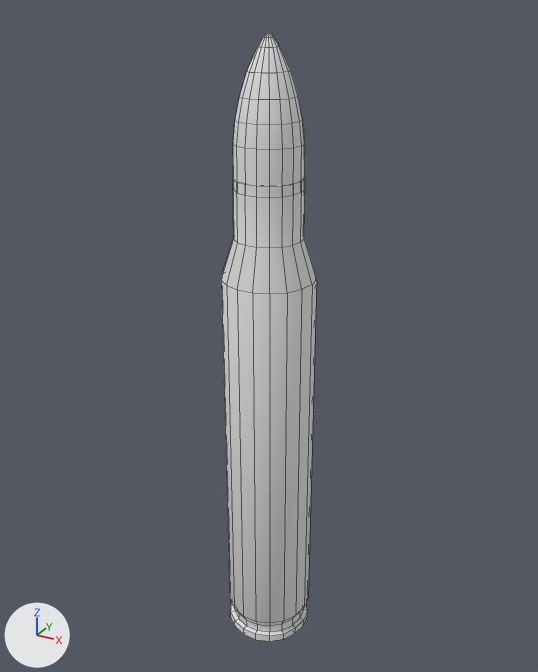
The OBJ model assets/models/bullet/Bullet.obj: old version first, new version second.
Camera for both pictures: a camera (50 mm lens) standing at (104.0, -189.1, 230.5) and looking at (-2.1, 3.8, 134.1). Every picture has the same lights, and +X, +Y and +Z are marked at lower left. Mesh edges are drawn as thin lines. Where no turn or scale is listed for an object, it has been applied to the vertices.

In view in the first picture: 'Bullet'.
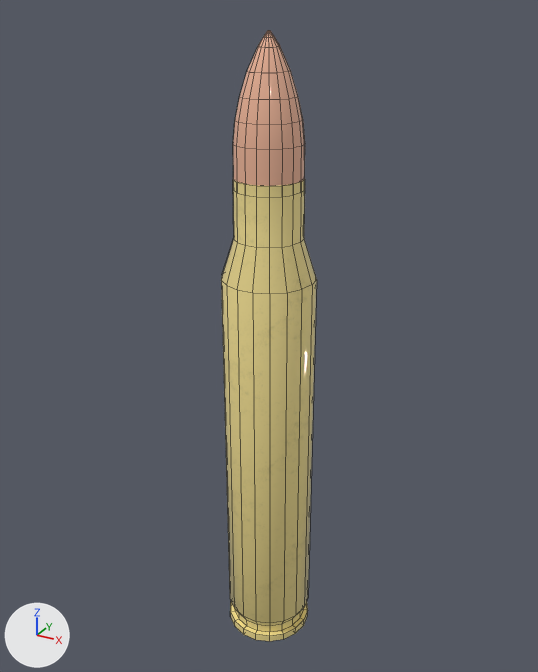
Commit message: bullet material file

Diff of the bpy script that builds the scene:
```diff
--- a/assets/models/bullet/Bullet.obj.py
+++ b/assets/models/bullet/Bullet.obj.py
@@ img_wire_196088225_base_color_png @@
+img_wire_196088225_base_color_png = load_image('wire_196088225_Base_color.png', '../../textures/bullet/wire_196088225_Base_Color.png', 4096, 4096, 'sRGB')
@@ img_wire_196088225_metallic_png @@
+img_wire_196088225_metallic_png = load_image('wire_196088225_Metallic.png', 'wire_196088225_Metallic.png', 4096, 4096, 'sRGB')
@@ img_wire_196088225_roughness_png @@
+img_wire_196088225_roughness_png = load_image('wire_196088225_Roughness.png', '../../textures/bullet/wire_196088225_Roughness.png', 4096, 4096, 'sRGB')
@@ img_wire_028028177_base_color_png @@
+img_wire_028028177_base_color_png = load_image('wire_028028177_Base_color.png', '../../textures/bullet/wire_028028177_Base_Color.png', 4096, 4096, 'sRGB')
@@ img_wire_028028177_roughness_png @@
+img_wire_028028177_roughness_png = load_image('wire_028028177_Roughness.png', 'wire_028028177_Roughness.png', 4096, 4096, 'sRGB')
@@ img_wire_028028177_metallic_png @@
+img_wire_028028177_metallic_png = load_image('wire_028028177_Metallic.png', 'wire_028028177_Metallic.png', 4096, 4096, 'sRGB')
@@ mat_wire_028028177 @@
 n0 = _N.new('ShaderNodeBsdfPrincipled'); n0.name = 'Principled BSDF'
-n0.inputs[2].default_value = 1.0  # 'Roughness'
 n1 = _N.new('ShaderNodeOutputMaterial'); n1.name = 'Material Output'
+n2 = _N.new('ShaderNodeTexImage'); n2.name = 'Image Texture'
+n2.image = img_wire_028028177_base_color_png
+n3 = _N.new('ShaderNodeTexImage'); n3.name = 'Image Texture.001'
+n3.image = img_wire_028028177_metallic_png
+n4 = _N.new('ShaderNodeTexImage'); n4.name = 'Image Texture.002'
+n4.image = img_wire_028028177_roughness_png
 _L.new(n0.outputs[0], n1.inputs[0])  # 'BSDF' to 'Surface'
+_L.new(n2.outputs[0], n0.inputs[0])  # 'Color' to 'Base Color'
+_L.new(n3.outputs[0], n0.inputs[13])  # 'Color' to 'Specular IOR Level'
+_L.new(n4.outputs[0], n0.inputs[2])  # 'Color' to 'Roughness'
@@ mat_wire_196088225 @@
 n0 = _N.new('ShaderNodeBsdfPrincipled'); n0.name = 'Principled BSDF'
-n0.inputs[2].default_value = 1.0  # 'Roughness'
 n1 = _N.new('ShaderNodeOutputMaterial'); n1.name = 'Material Output'
+n2 = _N.new('ShaderNodeTexImage'); n2.name = 'Image Texture'
+n2.image = img_wire_196088225_base_color_png
+n3 = _N.new('ShaderNodeTexImage'); n3.name = 'Image Texture.001'
+n3.image = img_wire_196088225_metallic_png
+n4 = _N.new('ShaderNodeTexImage'); n4.name = 'Image Texture.002'
+n4.image = img_wire_196088225_roughness_png
 _L.new(n0.outputs[0], n1.inputs[0])  # 'BSDF' to 'Surface'
+_L.new(n2.outputs[0], n0.inputs[0])  # 'Color' to 'Base Color'
+_L.new(n3.outputs[0], n0.inputs[13])  # 'Color' to 'Specular IOR Level'
+_L.new(n4.outputs[0], n0.inputs[2])  # 'Color' to 'Roughness'
```

Pixel boxes (x1, y1, x2, y2) of what changed, in the pictures (538 x 672 px):
'Bullet', surface changed (grey to yellow)
    both: (221, 30, 317, 641)
